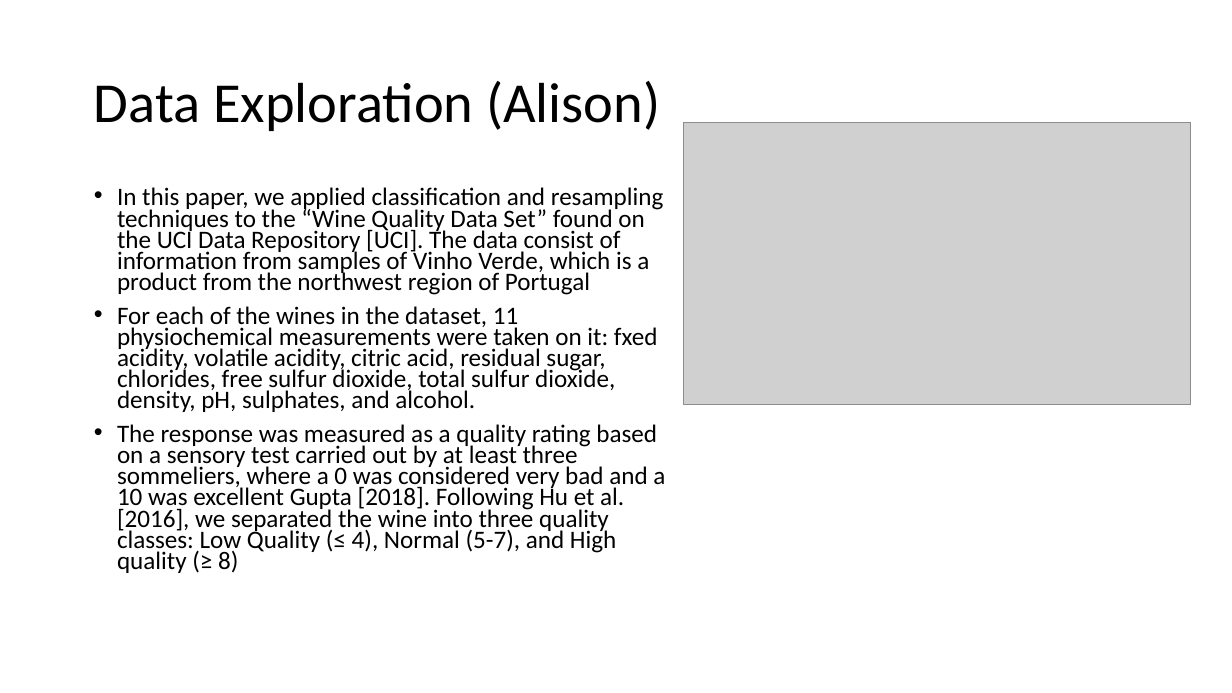
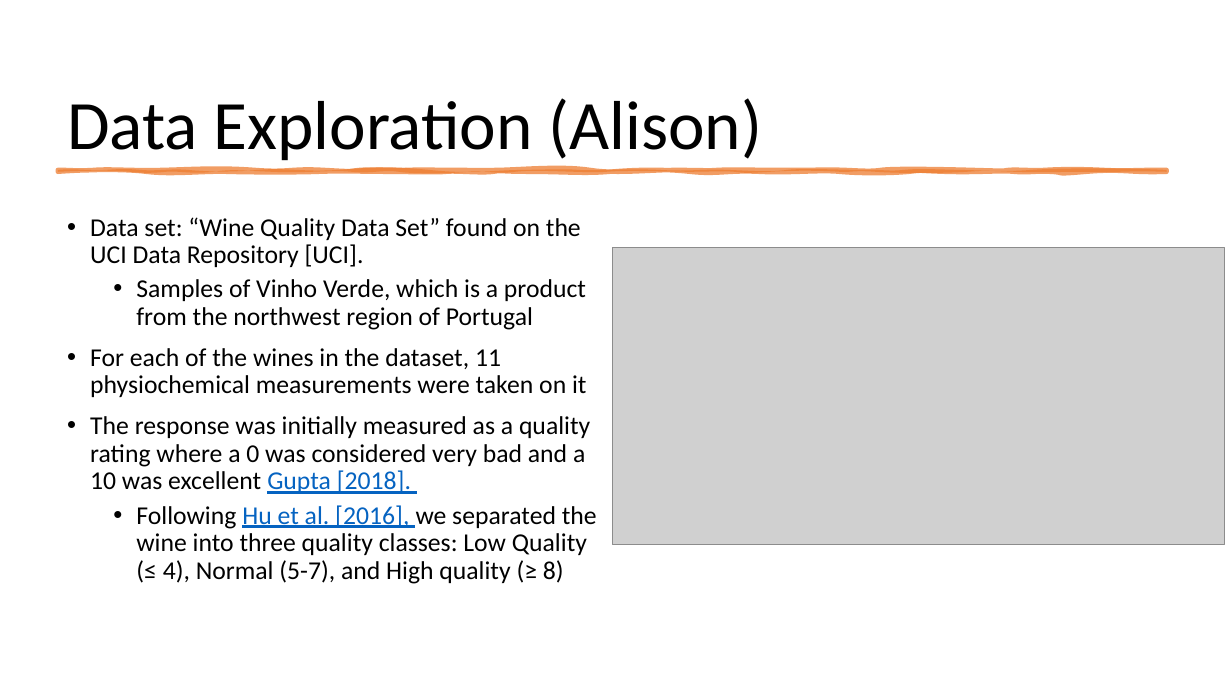
Before and after one commit to earobinson95/Statistical-Learning-Project-UNL-STAT983, a slide deck: slide 4 of presentation/final-presentation.pptx (slide 3 before the commit). Drawn at 1232x693 pixels with LibreOffice and Linux fonts; fonts in the diff are those of the drawing; grey boxes stand for pictures. Boxes give left, top, right and bottom in pixels: in the first picture for what was removed or moved away, otherwise in the second. Text is boxed around its words. In the diff, an @@ line names an element or a change of style, - is before the commit and + after.

```diff
--- a/presentation/final-presentation.pptx
+++ b/presentation/final-presentation.pptx
@@ title "Data Exploration (Alison)": place and size @@
-title "Data Exploration (Alison)" at (94, 81, 660, 131)
+title "Data Exploration (Alison)" at (67, 98, 763, 166)
@@ title "Data Exploration (Alison)" at (67, 98, 763, 166): size 44 to 54 pt; vertical alignment middle to bottom @@
@@ picture removed at (683, 123, 1190, 405) @@
@@ freeform shape added at (58, 170, 1167, 172), fill #ED7D31 at 75% opacity, outline #ED7D31 3.5 pt @@
@@ text at (90, 217, 597, 584): text changed; size 19.6 to 20 pt @@
-• In this paper, we applied classification and resampling techniques to the “Wine Quality Data Set” found on the UCI Data Repository [UCI]. The data consist of information from samples of Vinho Verde, which is a product from the northwest region of Portugal
-• For each of the wines in the dataset, 11 physiochemical measurements were taken on it: fxed acidity, volatile acidity, citric acid, residual sugar, chlorides, free sulfur dioxide, total sulfur dioxide, density, pH, sulphates, and alcohol.
-• The response was measured as a quality rating based on a sensory test carried out by at least three sommeliers, where a 0 was considered very bad and a 10 was excellent Gupta [2018]. Following Hu et al. [2016], we separated the wine into three quality classes: Low Quality (≤ 4), Normal (5-7), and High quality (≥ 8)
+• Data set: “Wine Quality Data Set” found on the UCI Data Repository [UCI].
+  • Samples of Vinho Verde, which is a product from the northwest region of Portugal
+• For each of the wines in the dataset, 11 physiochemical measurements were taken on it
+• The response was initially measured as a quality rating where a 0 was considered very bad and a 10 was excellent Gupta [2018].
+  • Following Hu et al. [2016], we separated the wine into three quality classes: Low Quality (≤ 4), Normal (5-7), and High quality (≥ 8)
@@ picture added at (613, 248, 1226, 545) @@
```
Also in this commit, not shown: 4 other slides changed, 1 slide added, 5 other files.
